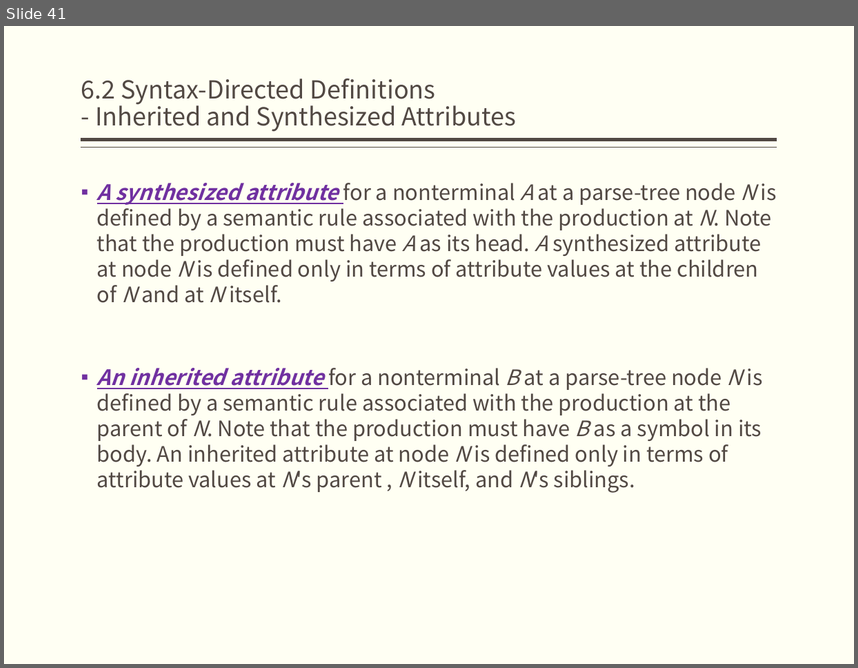
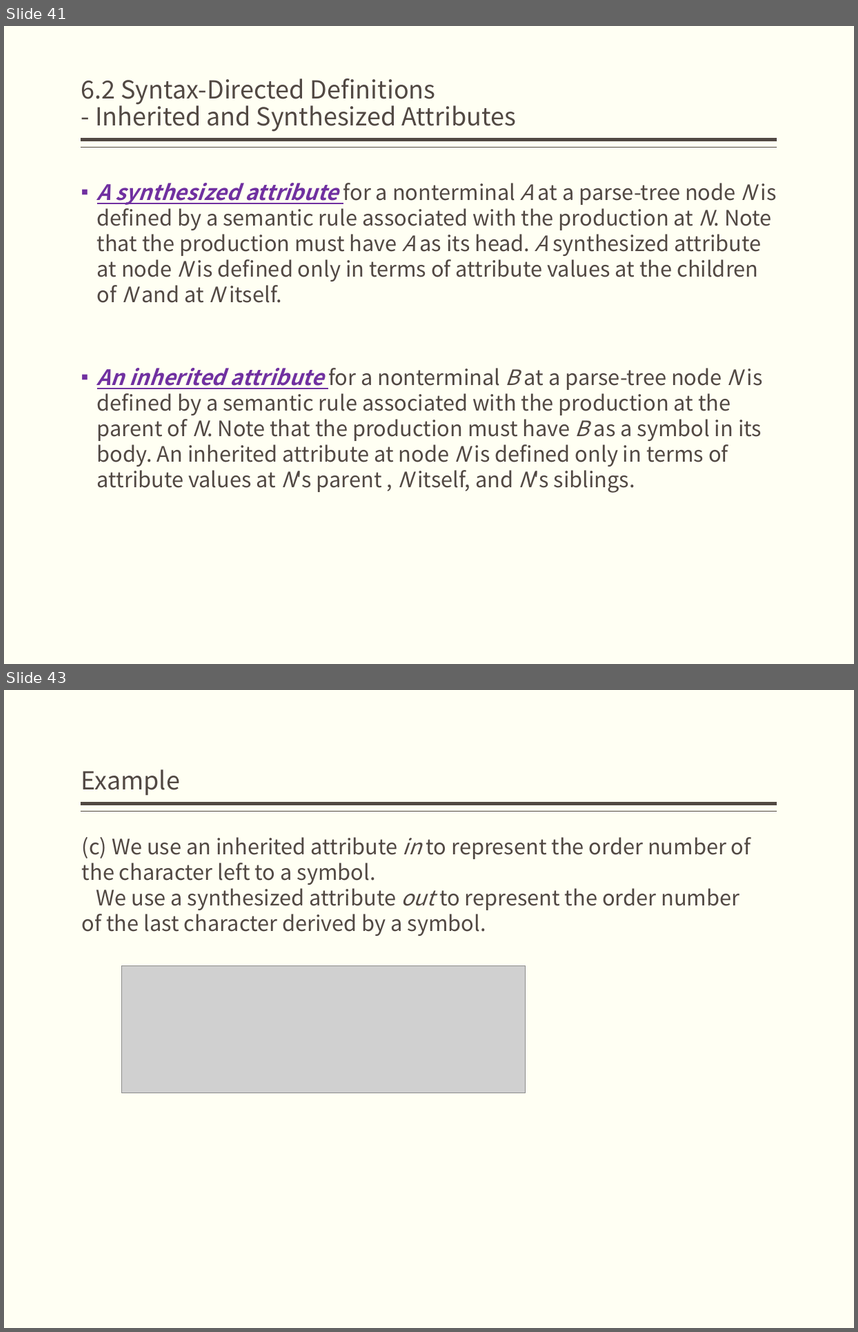
Before and after one commit to jz81/jz81.github.io, a slide deck: course/compiler/LectureNotes/(Spring2018)CourseReview.pptx. Shown one above the other, each under a label of ours: slide 41 before the commit, slides 41 and 43 after it; the slides between them are not shown. The pictures are 858x668 and 858x1332 pixels, drawn with LibreOffice and Linux fonts; fonts in the diff are those of the drawing; grey boxes stand for pictures. Boxes give left, top, right and bottom in pixels: in the first picture for what was removed or moved away, otherwise in the second. Text is boxed around its words. In the diff, an @@ line names an element or a change of style, - is before the commit and + after.

```diff
--- a/course/compiler/LectureNotes/(Spring2018)CourseReview.pptx
+++ b/course/compiler/LectureNotes/(Spring2018)CourseReview.pptx
@@ slide 43 added at (x1=4, y1=690, x2=854, y2=1328), background #FFFFF3; not listed: 2 template elements that a slide beside it also shows @@
@@ title added at (x1=81, y1=769, x2=180, y2=796), 21 pt, text #514843 @@
+Example
@@ text added at (x1=82, y1=837, x2=751, y2=936), 18 pt, text #514843 @@
+(c) We use an inherited attribute in to represent the order number of the character left to a symbol.
+We use a synthesized attribute out to represent the order number of the last character derived by a symbol.
@@ picture added at (x1=122, y1=966, x2=526, y2=1093) @@
```
Also in this commit, not shown: 1 slide changed, 2 other slides added, 1 slide removed.
